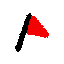
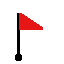
Two versions of the same layered image (w=64, h=64). Layer-by-layer changes:
hid "flag" over bbox(15, 13, 49, 52)
added layer "flag #1" above "tile.png" over bbox(15, 13, 43, 61)
